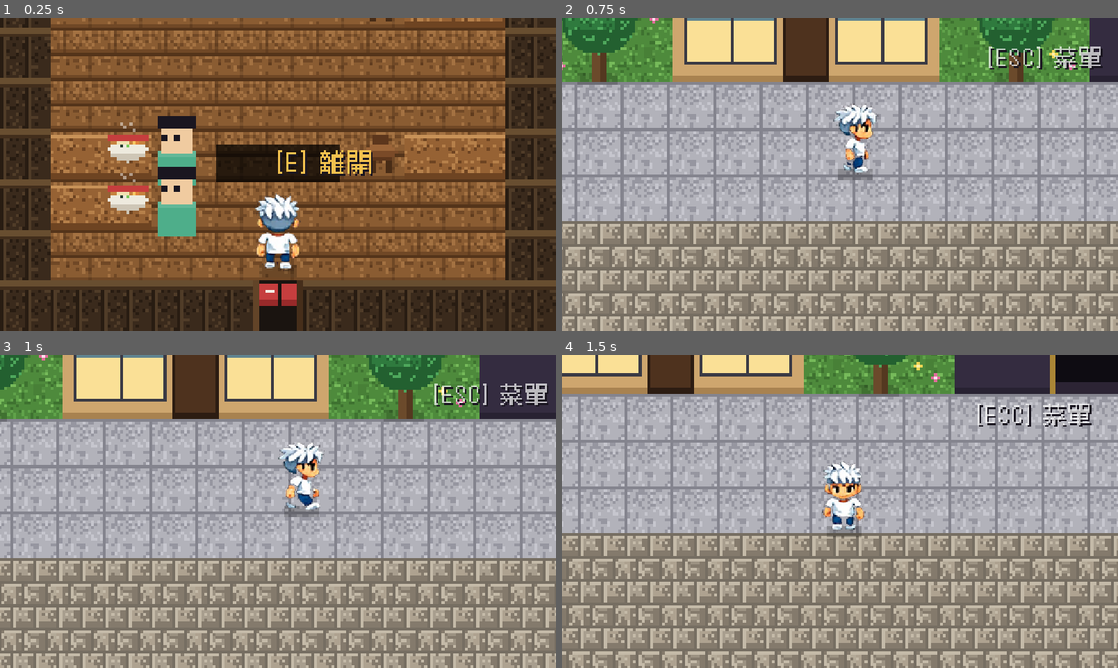
Above: before the commit, frames 1-4 (two rows, left to right).
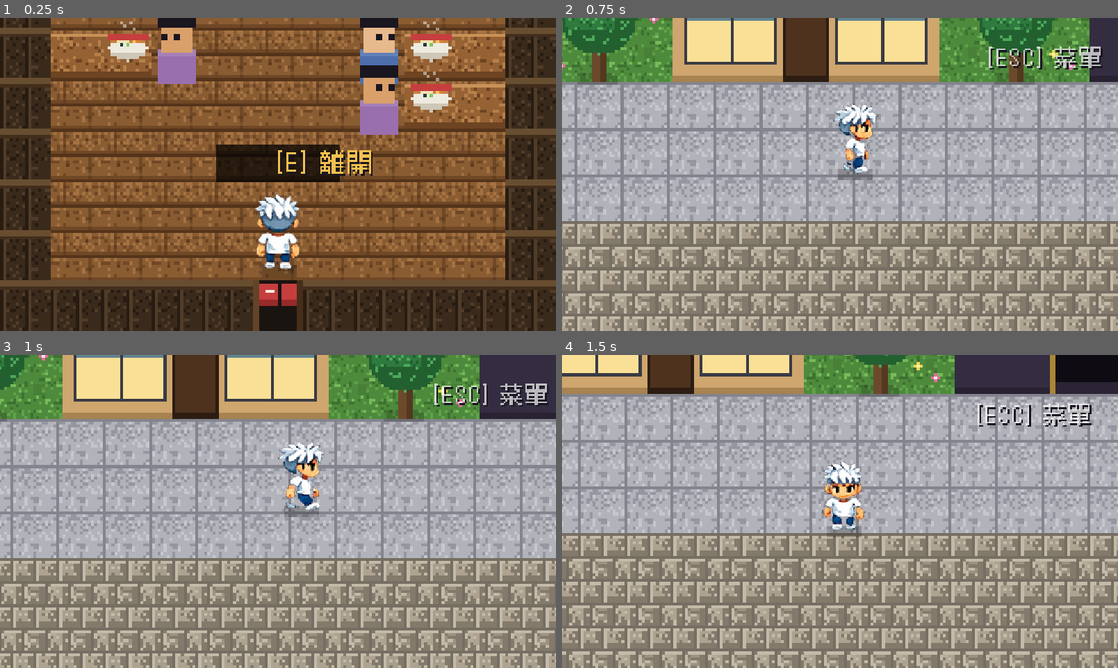
Above: after the commit, the same moments.

Repository: meloalright/ramen-ya
Game: Godot game, scene res://scenes/Shop.tscn
The game is run twice, just before and just after one commit, with the same random seed, the same clock (stepped at 60 frames per second) and the same inputs. This scene is started directly instead of the project's main scene.
Inputs (mouse positions are in pixels of both pictures, inside the frame that each line leads up to):
- Up to frame 1 (0.25 s): no input
- Up to frame 2 (0.75 s): tap Enter at 0.5 s; move the mouse to (962, 158) at 0.52 s; hold D from 0.53 s (still down); tap M at 0.6 s; click (962, 158) at 0.67 s
- Up to frame 3 (1 s): keep holding D; tap Space at 0.77 s; tap E at 0.8 s
- Up to frame 4 (1.5 s): move the mouse to (728, 527) at 1.27 s; release D at 1.28 s; hold S from 1.28 s (still down); tap E at 1.35 s

The runs differ from the first frame. In frame 1, 16% of the frame differs, in the area x 9-91%, y 0-70%; in frame 2, nothing differs; in frame 3, nothing differs; in frame 4, nothing differs.

Commit message:
tweak: shrink the shop interior (30→20 tall, 6→3 booth rows)
Smaller, cosier room area while keeping the narrow walk-in layout
(counter at top, booths down both sides, door at the bottom).

Co-Authored-By: Claude Opus 4.8 (1M context) <noreply@anthropic.com>

Diff:
--- a/scripts/Shop.gd
+++ b/scripts/Shop.gd
@@ -11,7 +11,7 @@
 
 const TILE := 16
 const MAP_W := 11            # tiles (incl. walls) — narrow
-const MAP_H := 30            # tall vertical room
+const MAP_H := 20            # short, cosy room
 
 enum { FLOOR, WALL, KITCHEN, COUNTER, TABLE, CHAIR, DOOR }
 
@@ -170,7 +170,7 @@
 	seed(771)
 	seated.clear()
 	bowl_tables.clear()
-	for ry in [6, 10, 14, 18, 22, 26]:
+	for ry in [6, 10, 14]:
 		_make_booth(ry, 1, 2, 3)                              # left
 		_make_booth(ry, MAP_W - 2, MAP_W - 3, MAP_W - 4)     # right
 
